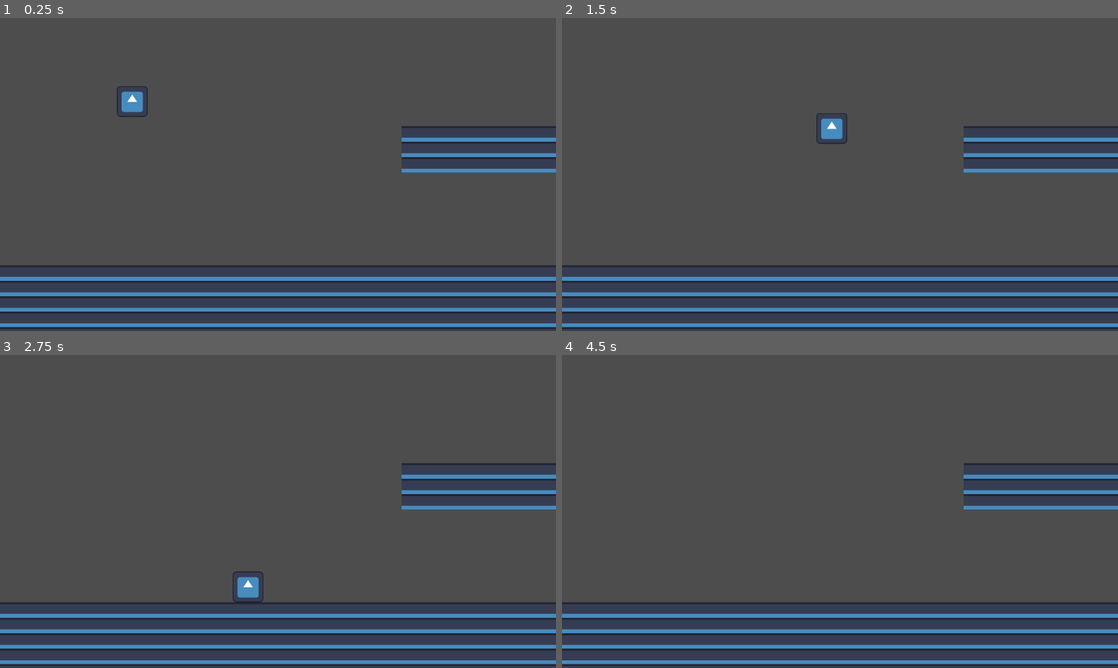
Above: before the commit, frames 1-4 (two rows, left to right).
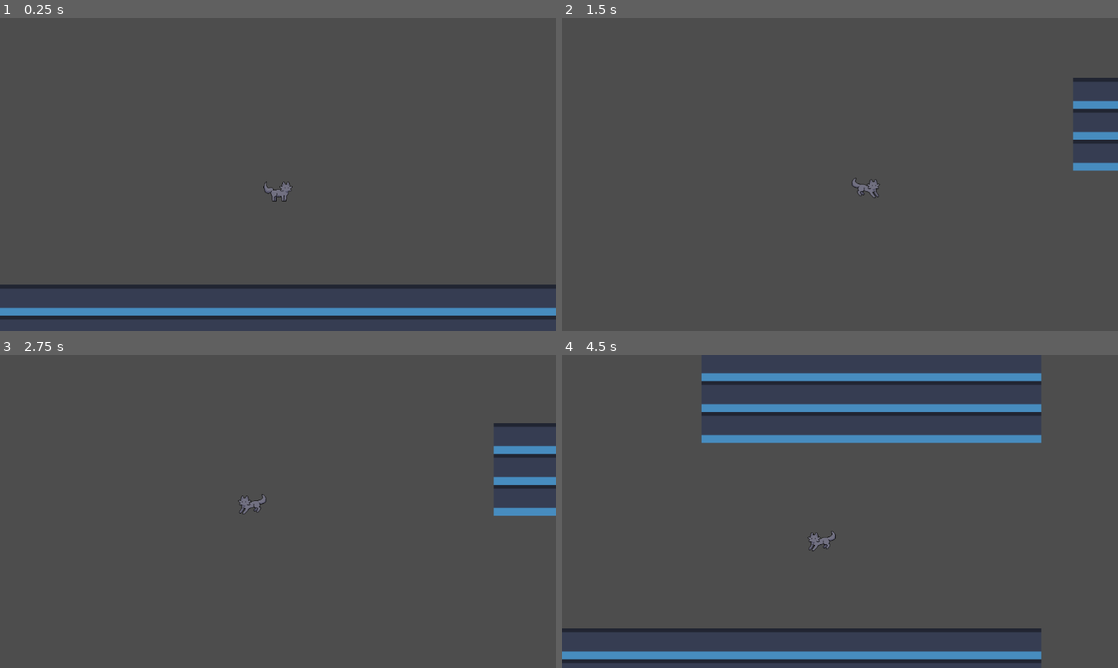
Above: after the commit, the same moments.

Repository: KennethGameDev/CatAdventure
Game: Godot game, scene res://Scenes/zone_1.tscn
Two runs of this game, one before a commit and one after it. Both use one fixed random seed, a clock stepped at 60 frames per second and the inputs below. The project has no main scene, so this scene is started directly. The engine's default icon, where the game draws it, is replaced by a stand-in: a white triangle on a blue panel in a dark square.
Inputs:
- Up to frame 1 (0.25 s): no input
- Up to frame 2 (1.5 s): hold D (move_right) from 0.53 s (still down); tap Space (jump) at 0.6, 0.77, 1.07, 1.35 s
- Up to frame 3 (2.75 s): tap Space (jump) at 1.52, 1.82, 2.1 s; release D (move_right) at 2.03 s; hold A (move_left) from 2.03 s (still down)
- Up to frame 4 (4.5 s): release A (move_left) at 2.78 s; hold D (move_right) 2.78-4.28 s; tap Space (jump) at 2.85, 3.02, 3.32, 3.6, 3.77, 4.07, 4.35 s; hold A (move_left) from 4.28 s (still down)

The runs differ from the first frame. In frame 1, 12% of the frame differs, in the area x 0-100%, y 21-100%; in frame 2, 11%; in frame 3, 12%; in frame 4, 19%, in the area x 0-100%, y 5-100%.

Commit message:
Cat Sprites!
Added the cat sprites and a camera. Programmed the animations. Tweaked the project settings. Reduced the jump height.

Diff:
--- /dev/null
+++ b/Assets/Sprites/cat_sprite_frames.tres
@@ -0,0 +1,112 @@
+[gd_resource type="SpriteFrames" load_steps=15 format=3 uid="uid://bex4mjpx0rys4"]
+
+[ext_resource type="Texture2D" uid="uid://by5ohi8pqrby" path="res://Assets/Sprites/CatSprites.png" id="1_nwbmb"]
+
+[sub_resource type="AtlasTexture" id="AtlasTexture_t63i1"]
+atlas = ExtResource("1_nwbmb")
+region = Rect2(0, 0, 64, 64)
+
+[sub_resource type="AtlasTexture" id="AtlasTexture_43xxk"]
+atlas = ExtResource("1_nwbmb")
+region = Rect2(64, 0, 64, 64)
+
+[sub_resource type="AtlasTexture" id="AtlasTexture_nwbmb"]
+atlas = ExtResource("1_nwbmb")
+region = Rect2(0, 128, 64, 64)
+
+[sub_resource type="AtlasTexture" id="AtlasTexture_hm0tu"]
+atlas = ExtResource("1_nwbmb")
+region = Rect2(64, 128, 64, 64)
+
+[sub_resource type="AtlasTexture" id="AtlasTexture_e8rnp"]
+atlas = ExtResource("1_nwbmb")
+region = Rect2(128, 128, 64, 64)
+
+[sub_resource type="AtlasTexture" id="AtlasTexture_11r6d"]
+atlas = ExtResource("1_nwbmb")
+region = Rect2(192, 128, 64, 64)
+
+[sub_resource type="AtlasTexture" id="AtlasTexture_o1crl"]
+atlas = ExtResource("1_nwbmb")
+region = Rect2(256, 128, 64, 64)
+
+[sub_resource type="AtlasTexture" id="AtlasTexture_2bixh"]
+atlas = ExtResource("1_nwbmb")
+region = Rect2(320, 128, 64, 64)
+
+[sub_resource type="AtlasTexture" id="AtlasTexture_gdv58"]
+atlas = ExtResource("1_nwbmb")
+region = Rect2(0, 64, 64, 64)
+
+[sub_resource type="AtlasTexture" id="AtlasTexture_uhmrj"]
+atlas = ExtResource("1_nwbmb")
+region = Rect2(64, 64, 64, 64)
+
+[sub_resource type="AtlasTexture" id="AtlasTexture_8fiq6"]
+atlas = ExtResource("1_nwbmb")
+region = Rect2(128, 64, 64, 64)
+
+[sub_resource type="AtlasTexture" id="AtlasTexture_ryw4n"]
+atlas = ExtResource("1_nwbmb")
+region = Rect2(192, 64, 64, 64)
+
+[sub_resource type="AtlasTexture" id="AtlasTexture_01xkt"]
+atlas = ExtResource("1_nwbmb")
+region = Rect2(256, 64, 64, 64)
+
+[resource]
+animations = [{
+"frames": [{
+"duration": 1.0,
+"texture": SubResource("AtlasTexture_t63i1")
+}, {
+"duration": 1.0,
+"texture": SubResource("AtlasTexture_43xxk")
+}],
+"loop": true,
+"name": &"idle",
+"speed": 1.0
+}, {
+"frames": [{
+"duration": 1.0,
+"texture": SubResource("AtlasTexture_nwbmb")
+}, {
+"duration": 1.0,
+"texture": SubResource("AtlasTexture_hm0tu")
+}, {
+"duration": 1.0,
+"texture": SubResource("AtlasTexture_e8rnp")
+}, {
+"duration": 1.0,
+"texture": SubResource("AtlasTexture_11r6d")
+}, {
+"duration": 1.0,
+"texture": SubResource("AtlasTexture_o1crl")
+}, {
+"duration": 1.0,
+"texture": SubResource("AtlasTexture_2bixh")
+}],
+"loop": false,
+"name": &"jump",
+"speed": 16.0
+}, {
+"frames": [{
+"duration": 1.0,
+"texture": SubResource("AtlasTexture_gdv58")
+}, {
+"duration": 1.0,
+"texture": SubResource("AtlasTexture_uhmrj")
+}, {
+"duration": 1.0,
+"texture": SubResource("AtlasTexture_8fiq6")
+}, {
+"duration": 1.0,
+"texture": SubResource("AtlasTexture_ryw4n")
+}, {
+"duration": 1.0,
+"texture": SubResource("AtlasTexture_01xkt")
+}],
+"loop": true,
+"name": &"move",
+"speed": 12.0
+}]
--- a/Scenes/cat.tscn
+++ b/Scenes/cat.tscn
@@ -1,10 +1,10 @@
 [gd_scene load_steps=4 format=3 uid="uid://dwkinc7jnkgt0"]
 
 [ext_resource type="Script" uid="uid://74bl86sed8ih" path="res://Scripts/player_controller.gd" id="1_6rxiq"]
-[ext_resource type="Texture2D" uid="uid://c12mx8wg5woi0" path="res://icon.svg" id="2_fv1sl"]
+[ext_resource type="SpriteFrames" uid="uid://bex4mjpx0rys4" path="res://Assets/Sprites/cat_sprite_frames.tres" id="2_23j0x"]
 
 [sub_resource type="RectangleShape2D" id="RectangleShape2D_gbyq6"]
-size = Vector2(128, 127)
+size = Vector2(60, 42)
 
 [node name="CharacterBody2D" type="CharacterBody2D"]
 scale = Vector2(0.5, 0.5)
@@ -13,8 +13,16 @@
 platform_wall_layers = 2
 script = ExtResource("1_6rxiq")
 
-[node name="Sprite2D" type="Sprite2D" parent="."]
-texture = ExtResource("2_fv1sl")
+[node name="AnimatedSprite2D" type="AnimatedSprite2D" parent="."]
+sprite_frames = ExtResource("2_23j0x")
+animation = &"move"
+frame_progress = 0.00380709
 
 [node name="CollisionShape2D" type="CollisionShape2D" parent="."]
+position = Vector2(0, 11)
 shape = SubResource("RectangleShape2D_gbyq6")
+
+[node name="Camera2D" type="Camera2D" parent="."]
+zoom = Vector2(2, 2)
+limit_smoothed = true
+position_smoothing_enabled = true
--- a/Scenes/zone_1.tscn
+++ b/Scenes/zone_1.tscn
@@ -1,12 +1,12 @@
 [gd_scene load_steps=3 format=4 uid="uid://bp4meg1diywr3"]
 
 [ext_resource type="PackedScene" uid="uid://dwkinc7jnkgt0" path="res://Scenes/cat.tscn" id="1_e6tpv"]
-[ext_resource type="TileSet" uid="uid://c0vfqr0ub8fq3" path="res://Assets/platform_tiles.tres" id="2_7snvs"]
+[ext_resource type="TileSet" uid="uid://c0vfqr0ub8fq3" path="res://Assets/Tilesets/platform_tiles.tres" id="2_7snvs"]
 
 [node name="Zone1" type="Node2D"]
 
 [node name="CharacterBody2D" parent="." instance=ExtResource("1_e6tpv")]
-position = Vector2(274, 144)
+position = Vector2(337, 385)
 
 [node name="PlatformTiles" type="TileMapLayer" parent="."]
 tile_map_data = PackedByteArray("AAAAABAAAQABAAAAAAABABAAAQABAAAAAAACABAAAQABAAAAAAADABAAAQABAAAAAAAEABAAAQABAAAAAAAFAB …(3488 unchanged characters)…
--- a/Scripts/player_controller.gd
+++ b/Scripts/player_controller.gd
@@ -1,31 +1,61 @@
 extends CharacterBody2D
 
 # Exporting for easy testing. Convert back to consts once the movement is locked
-@export var speed = 300.0
-@export var jump_velocity = -800.0
+@export var speed: float = 300.0
+@export var jump_velocity: float = -600.0
+@onready var animated_sprite_2d: AnimatedSprite2D = $AnimatedSprite2D
+@onready var camera_2d = $Camera2D
+var jumping: bool = false
 
 
 func _physics_process(delta):
-	# Add the gravity.
-	if not is_on_floor():
-		velocity += get_gravity() * delta
+	apply_gravity(delta)
 
 	# Handle jump.
 	if Input.is_action_just_pressed("jump") and is_on_floor():
 		velocity.y = jump_velocity
+		jumping = true
+		animated_sprite_2d.play("jump")
 
+	process_movement_input()
+
+	# NOT FUNCTIONAL YET
+	attempt_climb(delta)
+	# NOT FUNCTIONAL YET
+	attempt_mantle(delta)
+
+	move_and_slide()
+
+func apply_gravity(delta) -> void:
+	# Add the gravity.
+	if not is_on_floor():
+		velocity += get_gravity() * delta
+	else:
+		if jumping == true:
+			jumping = false
+			animated_sprite_2d.play("idle")
+
+func process_movement_input() -> void:
 	# Get the input direction and handle the movement/deceleration.
-	# As good practice, you should replace UI actions with custom gameplay actions.
 	var direction = Input.get_axis("move_left", "move_right")
 	if direction:
 		velocity.x = direction * speed
+		# Flip the sprite to face the direction of movement
+		if direction > 0:
+			animated_sprite_2d.flip_h = false
+		else:
+			animated_sprite_2d.flip_h = true
+		# Only play the move animation when not jumping
+		# BUG: the walking animation will continue when walking off a ledge because that is not a "jump"
+		# Solution: the flag should be changed from "jumping" to "airborne" and be set to true whenever
+		# our cat is not on the floor
+		if not jumping:
+			animated_sprite_2d.play("move")
 	else:
 		velocity.x = move_toward(velocity.x, 0, speed)
-
-	attempt_climb(delta)
-	attempt_mantle(delta)
-
-	move_and_slide()
+		# Only play this animation when on the floor
+		if not jumping:
+			animated_sprite_2d.play("idle")
 
 func attempt_mantle(delta) -> void:
 	if is_on_wall():
@@ -44,6 +74,6 @@
 		# If the cat is touching a climbable wall it sticks to that wall and slowly climbs
 		pass
 
-
+# Testing for the wall detection. Doesn't seem helpful yet...
 func _on_area_2d_body_entered(body):
 	print(body.get_collision_layer())
--- a/project.godot
+++ b/project.godot
@@ -53,3 +53,8 @@
 2d_physics/layer_3="Painful"
 2d_physics/layer_4="Items"
 2d_physics/layer_5="Climbable"
+
+[physics]
+
+common/physics_jitter_fix=0.0
+common/physics_interpolation=true
Binary file added: Assets/Sprites/CatSprites.png
Not shown, added: Assets/Sprites/CatSprites.png.import
Renamed: Assets/platform_tiles.tres -> Assets/Tilesets/platform_tiles.tres
